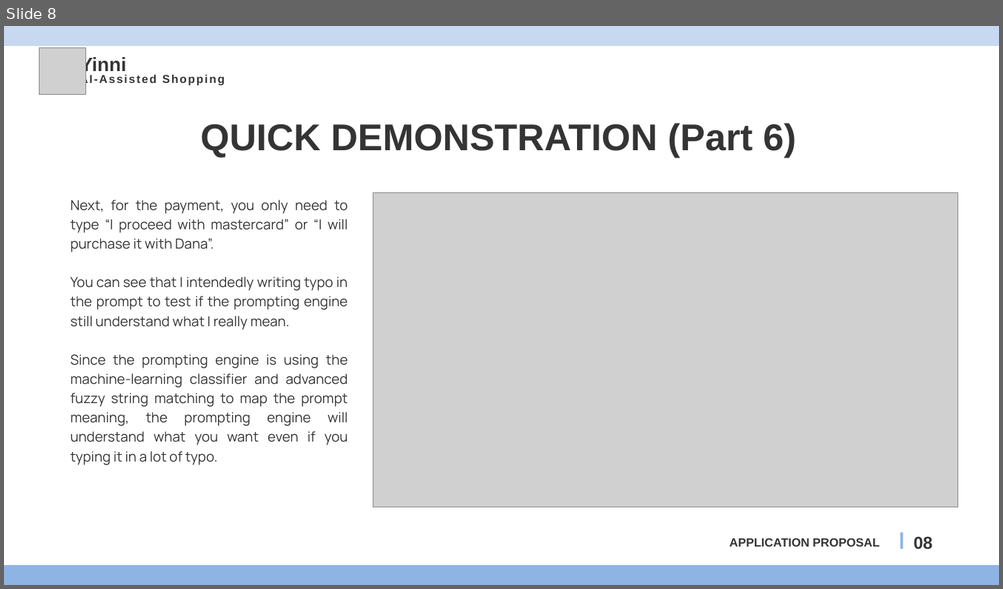
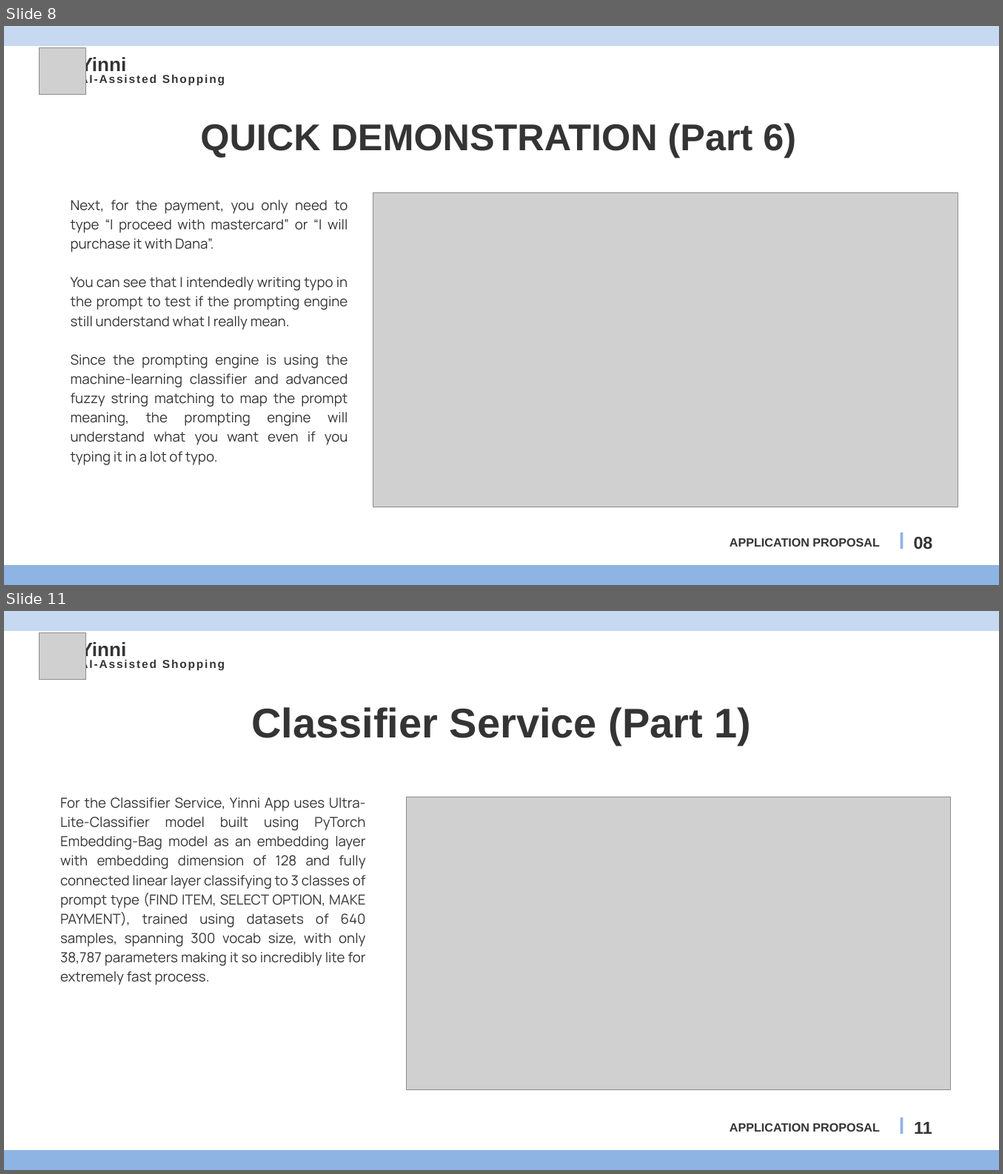
Before and after one commit to azzamt11/yinni_backend, a slide deck: yinni_app_proposal.pptx. Shown one above the other, each under a label of ours: slide 8 before the commit, slides 8 and 11 after it; the slides between them are not shown. The pictures are 1003x589 and 1003x1174 pixels, drawn with LibreOffice and Linux fonts; fonts in the diff are those of the drawing; grey boxes stand for pictures. Boxes give left, top, right and bottom in pixels: in the first picture for what was removed or moved away, otherwise in the second. Text is boxed around its words. In the diff, an @@ line names an element or a change of style, - is before the commit and + after.

```diff
--- a/yinni_app_proposal.pptx
+++ b/yinni_app_proposal.pptx
@@ slide 11 added at bbox=[4, 611, 999, 1170], background #FFFFFF @@
@@ freeform shape added at bbox=[4, 611, 999, 631], fill #C6D9F1 @@
@@ picture added at bbox=[39, 632, 85, 679] @@
@@ text added at bbox=[80, 640, 127, 660], 28 pt, text #343434, bold @@
+Yinni
@@ text added at bbox=[79, 658, 225, 670], 16.5 pt, text #343434, bold @@
+AI-Assisted Shopping
@@ text added at bbox=[251, 707, 751, 746], 60 pt, text #343434, bold @@
+Classifier Service (Part 1)
@@ text added at bbox=[60, 797, 366, 985], 20 pt, text #343434 @@
+For the Classifier Service, Yinni App uses Ultra-Lite-Classifier model built using PyTorch Embedding-Bag model as an embedding layer with embedding dimension of 128 and fully connected linear layer classifying to 3 classes of prompt type (FIND ITEM, SELECT OPTION, MAKE PAYMENT), trained using datasets of 640 samples, spanning 300 vocab size, with only 38,787 parameters making it so incredibly lite for extremely fast process.
@@ picture added at bbox=[407, 797, 950, 1090] @@
@@ line added from (901, 1118) to (901, 1134), #8EB4E3 4 pt @@
@@ text added at bbox=[729, 1123, 879, 1132], 17.3 pt, text #343434, bold @@
+APPLICATION PROPOSAL
@@ text added at bbox=[913, 1122, 932, 1134], 25 pt, text #343434, bold @@
+11
@@ freeform shape added at bbox=[4, 1150, 999, 1170], fill #8EB4E3 @@
```
Also in this commit, not shown: 4 slides changed, 4 other slides added, 1 other file.
